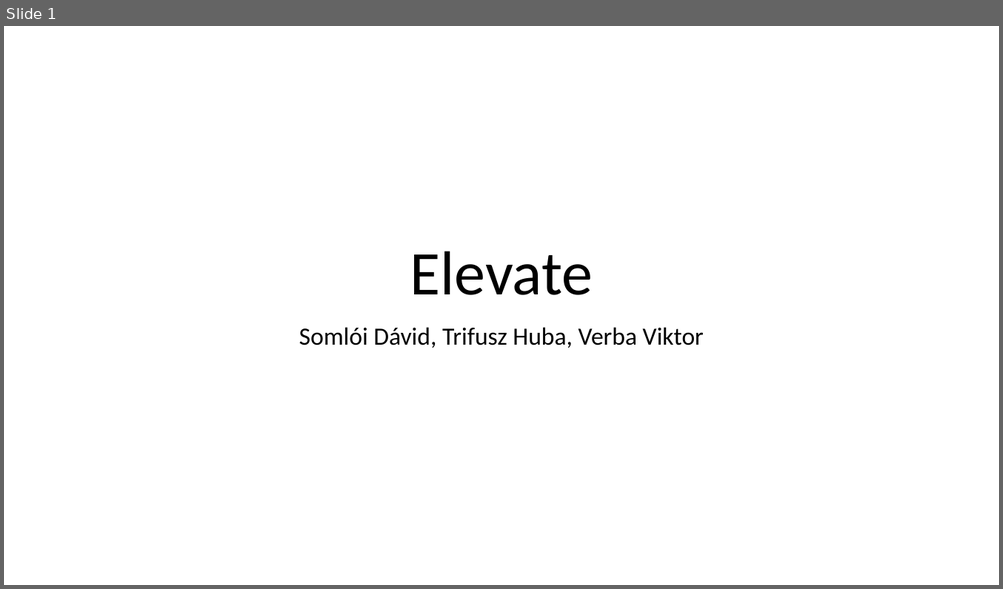
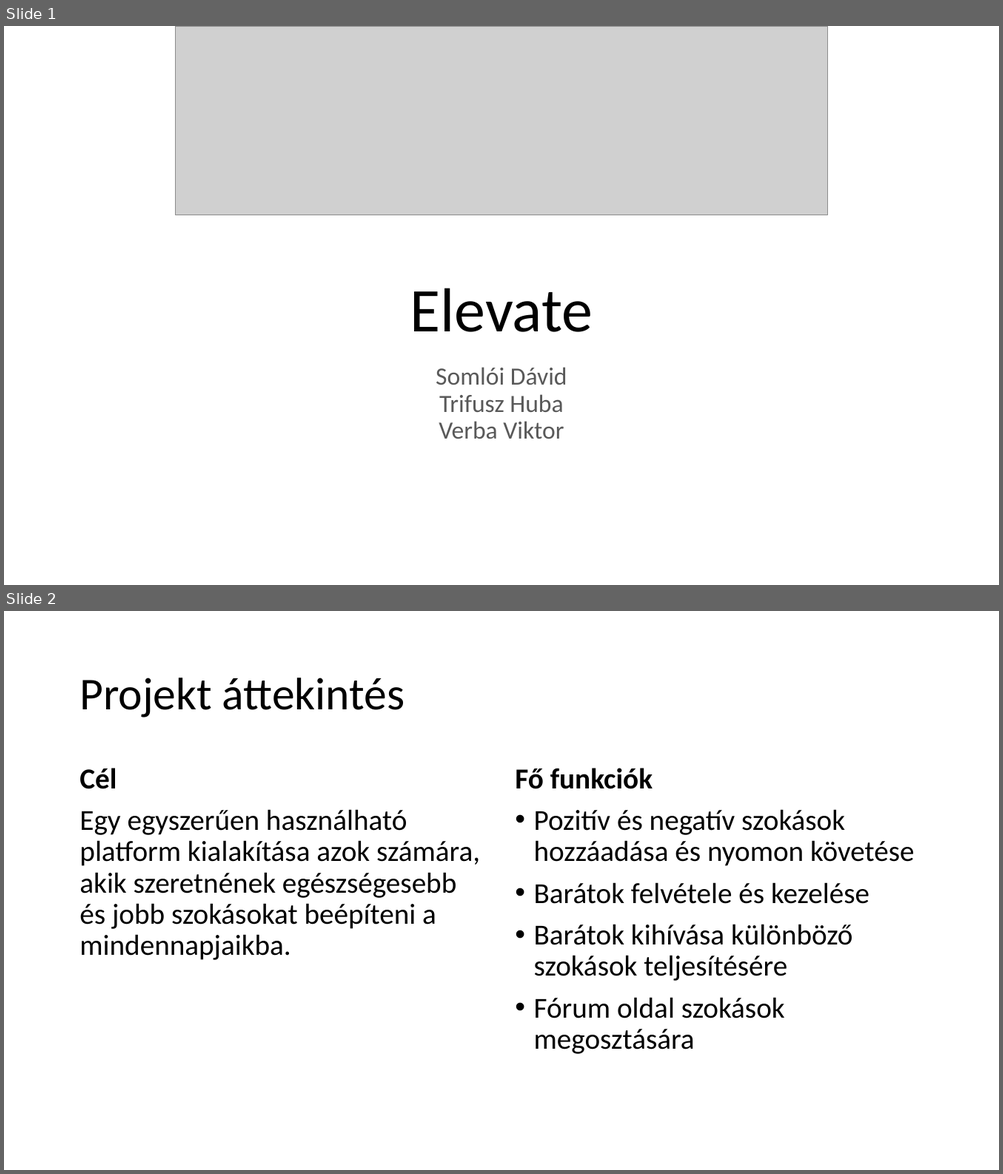
Before and after one commit to hubatrifusz/elevate, a slide deck: zarodolgozat.pptx. Shown one above the other, each under a label of ours: slide 1 before the commit, slides 1 and 2 after it. The pictures are 1003x589 and 1003x1174 pixels, drawn with LibreOffice and Linux fonts; fonts in the diff are those of the drawing; grey boxes stand for pictures; background and template pictures are left out. Boxes give left, top, right and bottom in pixels: in the first picture for what was removed or moved away, otherwise in the second. Text is boxed around its words. In the diff, an @@ line names an element or a change of style, - is before the commit and + after.

```diff
--- a/zarodolgozat.pptx
+++ b/zarodolgozat.pptx
@@ slide 2 added at (4, 611, 999, 1170), background #FFFFFF @@
@@ title added at (79, 678, 405, 718), 44 pt, text #000000 @@
+Projekt áttekintés
@@ text added at (79, 768, 480, 960), 28 pt, text #000000 @@
+Cél
+Egy egyszerűen használható platform kialakítása azok számára, akik szeretnének egészségesebb és jobb szokásokat beépíteni a mindennapjaikba.
@@ text added at (515, 768, 913, 1054), 28 pt, text #000000 @@
+Fő funkciók
+• Pozitív és negatív szokások hozzáadása és nyomon követése
+• Barátok felvétele és kezelése
+• Barátok kihívása különböző szokások teljesítésére
+• Fórum oldal szokások megosztására
@@ slide 1 changed as well @@
@@ picture added at (176, 26, 828, 215) @@
@@ title "Elevate": place and size @@
-title "Elevate" at (410, 251, 593, 295)
+title "Elevate" at (410, 288, 593, 332)
@@ subtitle at (435, 367, 567, 439): text changed; text colour #000000 to #595959 @@
-Somlói Dávid, Trifusz Huba, Verba Viktor
+Somlói Dávid
+Trifusz Huba
+Verba Viktor
```
Also in this commit, not shown: 8 other slides added.
